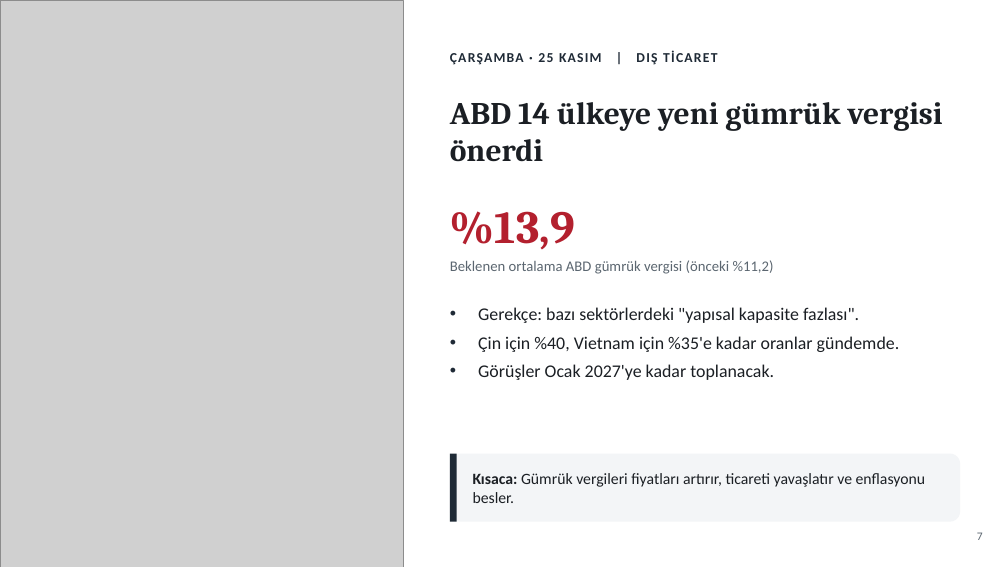
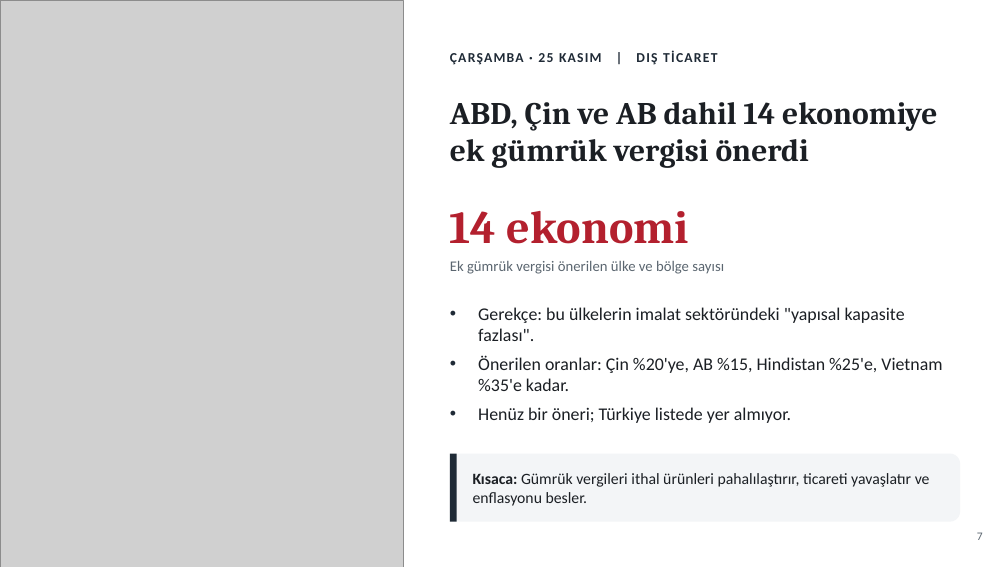
Before and after one commit to likyastudio/ikya-studios-ad, a slide deck: slide 7 of sunum/Haftalik_Ekonomi_Gundemi_Sade.pptx. Drawn at 1008x567 pixels with LibreOffice and Linux fonts; fonts in the diff are those of the drawing; grey boxes stand for pictures. Boxes give left, top, right and bottom in pixels: in the first picture for what was removed or moved away, otherwise in the second. Text is boxed around its words. In the diff, an @@ line names an element or a change of style, - is before the commit and + after.

```diff
--- a/sunum/Haftalik_Ekonomi_Gundemi_Sade.pptx
+++ b/sunum/Haftalik_Ekonomi_Gundemi_Sade.pptx
@@ text at (450, 102, 937, 168): text changed @@
-ABD 14 ülkeye yeni gümrük vergisi önerdi
+ABD, Çin ve AB dahil 14 ekonomiye ek gümrük vergisi önerdi
@@ text at (450, 211, 689, 244): text changed @@
-%13,9
+14 ekonomi
@@ text at (450, 261, 724, 274): text changed @@
-Beklenen ortalama ABD gümrük vergisi (önceki %11,2)
+Ek gümrük vergisi önerilen ülke ve bölge sayısı
@@ text at (478, 307, 942, 423): text changed @@
-• Gerekçe: bazı sektörlerdeki "yapısal kapasite fazlası".
-• Çin için %40, Vietnam için %35'e kadar oranlar gündemde.
-• Görüşler Ocak 2027'ye kadar toplanacak.
+• Gerekçe: bu ülkelerin imalat sektöründeki "yapısal kapasite fazlası".
+• Önerilen oranlar: Çin %20'ye, AB %15, Hindistan %25'e, Vietnam %35'e kadar.
+• Henüz bir öneri; Türkiye listede yer almıyor.
@@ text at (473, 473, 930, 506): text changed @@
-Kısaca: Gümrük vergileri fiyatları artırır, ticareti yavaşlatır ve enflasyonu besler.
+Kısaca: Gümrük vergileri ithal ürünleri pahalılaştırır, ticareti yavaşlatır ve enflasyonu besler.
```
Also in this commit, not shown: 14 other slides changed, 1 slide added, 1 slide removed.
